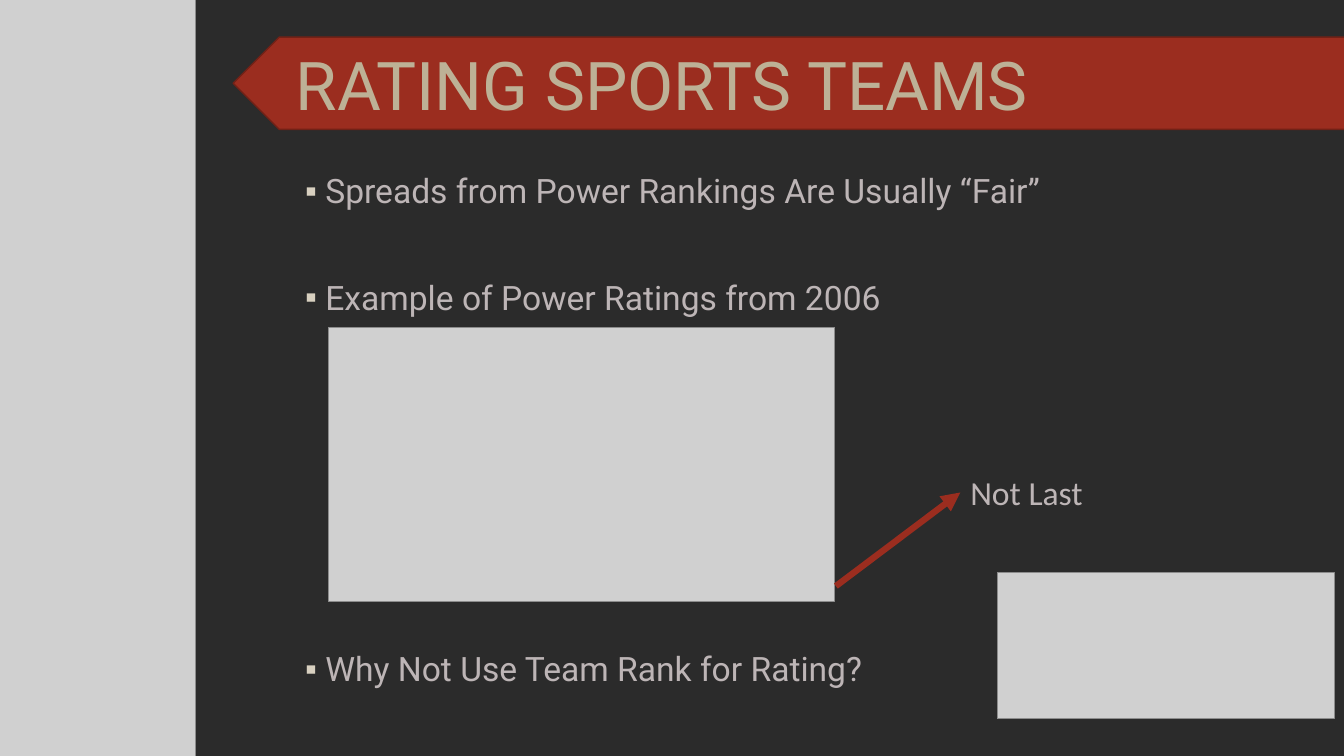
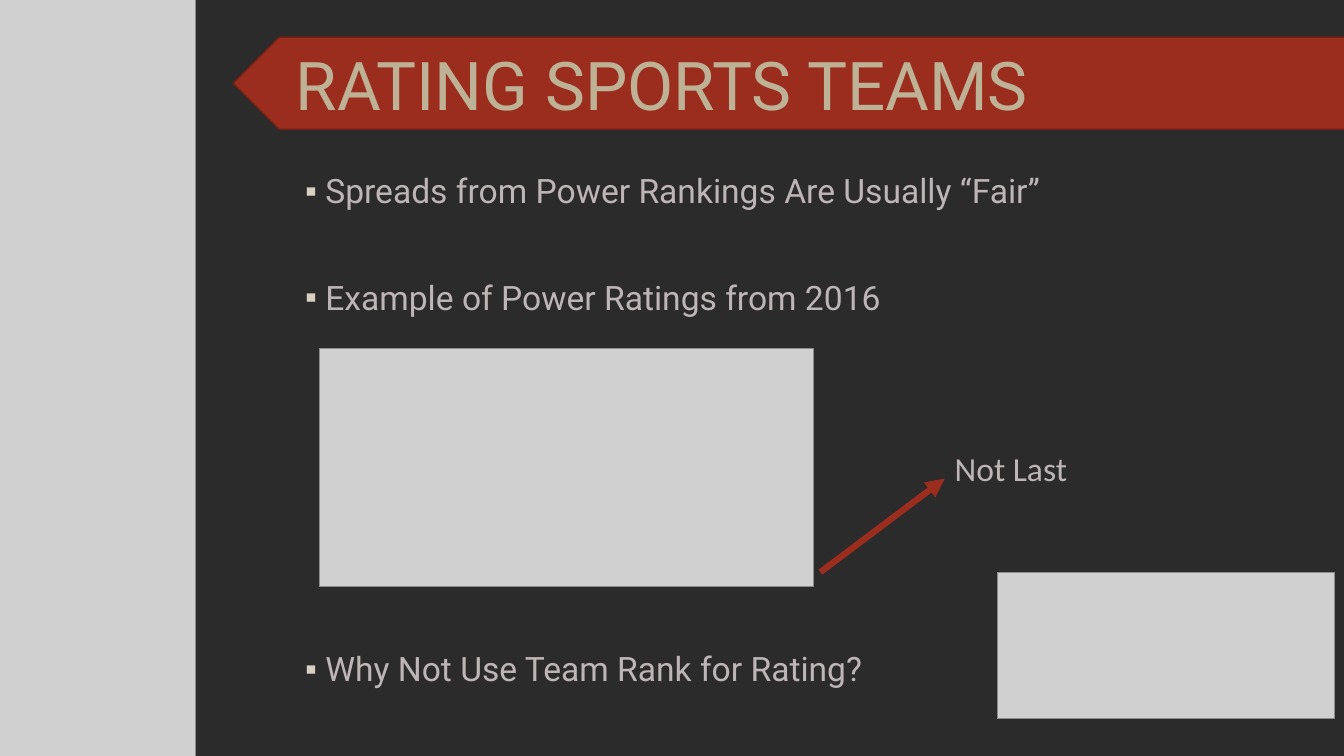
Before and after one commit to SuperMarioGiacomazzo/STOR538_WEBSITE, a slide deck: slide 3 of Slides/Gambling 2/Gambling_2_Lecture.pptx. Drawn at 1344x756 pixels with LibreOffice and Linux fonts; fonts in the diff are those of the drawing; grey boxes stand for pictures; background and template pictures are left out; a plain dark background stands for a picture behind light text. Boxes give left, top, right and bottom in pixels: in the first picture for what was removed or moved away, otherwise in the second. Text is boxed around its words. In the diff, an @@ line names an element or a change of style, - is before the commit and + after.

```diff
--- a/Slides/Gambling 2/Gambling_2_Lecture.pptx
+++ b/Slides/Gambling 2/Gambling_2_Lecture.pptx
@@ text at [325, 284, 881, 317]: text changed @@
-▪ Example of Power Ratings from 2006
+▪ Example of Power Ratings from 2016
@@ picture: place and size @@
-picture at [329, 327, 835, 601]
+picture at [320, 349, 815, 586]
@@ text "Not Last": place and size @@
-text "Not Last" at [970, 483, 1083, 505]
+text "Not Last" at [955, 459, 1067, 481]
@@ arrow moved from (836, 586) - (961, 493) to (821, 573) - (945, 479) @@
```
Also in this commit, not shown: 3 other slides changed, 16 other files.
